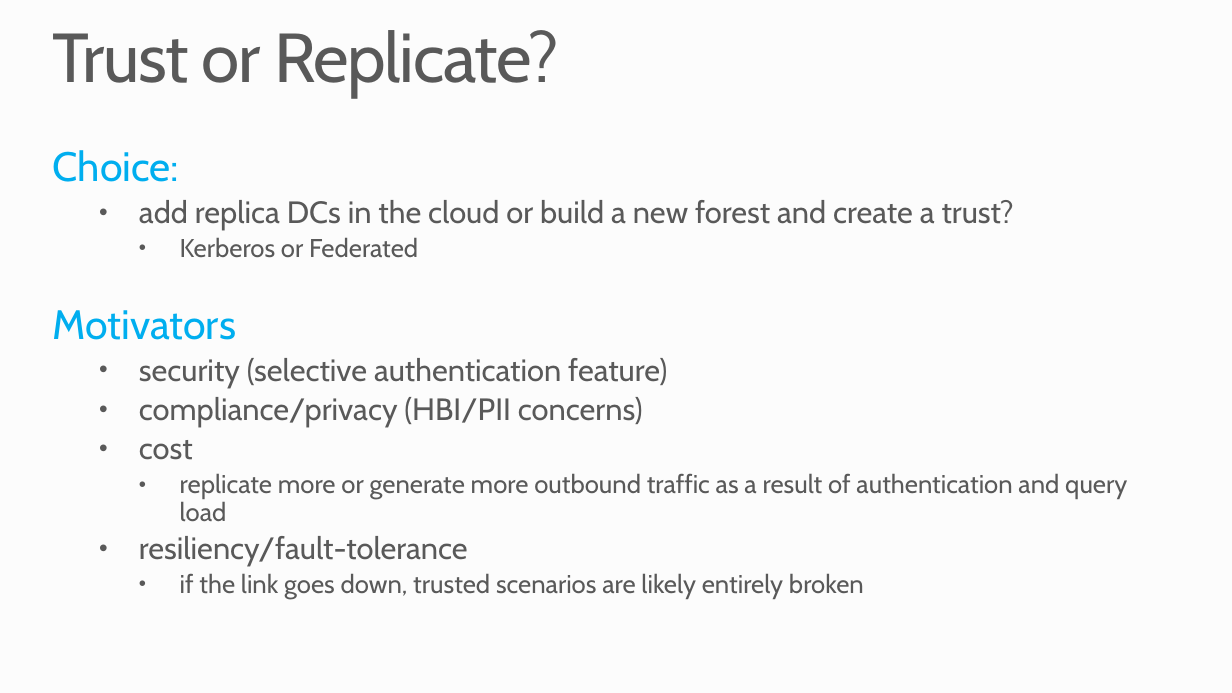
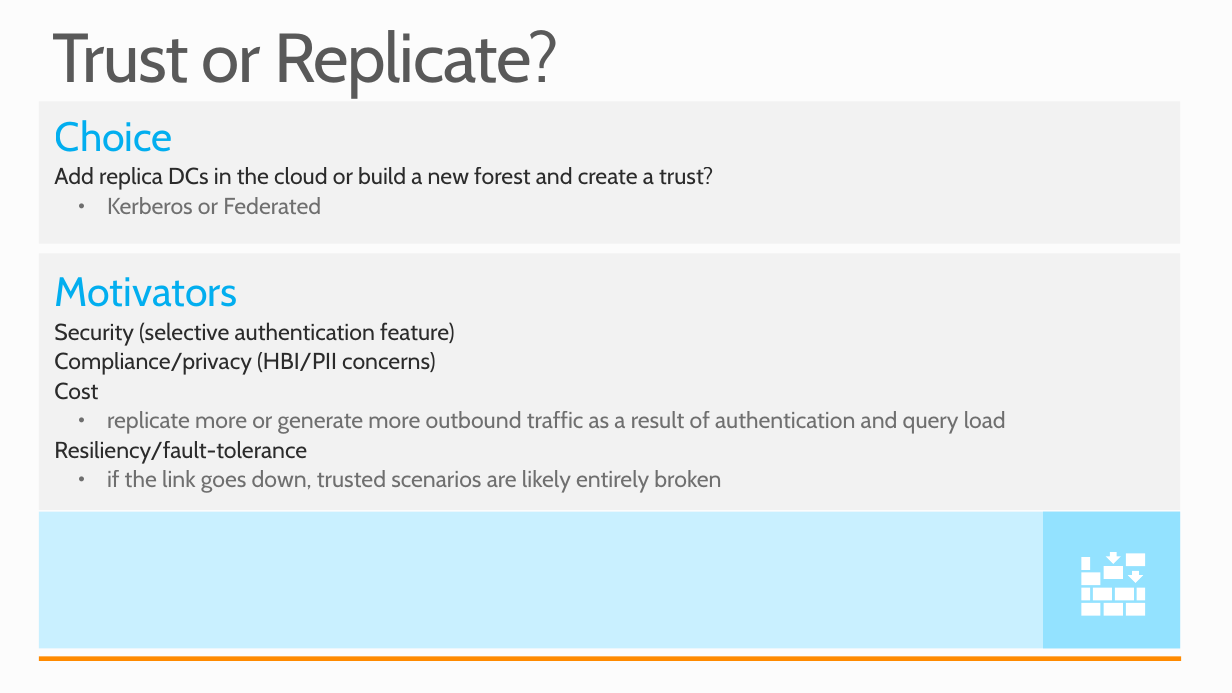
Before and after one commit to mwasham/WATK-Presentations, a slide deck: slide 14 of DeployingActiveDirectory/DeployingActiveDirectory.pptx. Drawn at 1232x693 pixels with LibreOffice and Linux fonts; fonts in the diff are those of the drawing. Boxes give left, top, right and bottom in pixels: in the first picture for what was removed or moved away, otherwise in the second. Text is boxed around its words. In the diff, an @@ line names an element or a change of style, - is before the commit and + after.

```diff
--- a/DeployingActiveDirectory/DeployingActiveDirectory.pptx
+++ b/DeployingActiveDirectory/DeployingActiveDirectory.pptx
@@ rectangle added at (x1=39, y1=102, x2=1180, y2=244), fill #F2F2F2 @@
@@ text added at (x1=54, y1=120, x2=713, y2=214), 18 pt, text #292929 @@
+Choice
+  Add replica DCs in the cloud or build a new forest and create a trust?
+    • Kerberos or Federated
@@ text at (x1=52, y1=150, x2=1014, y2=258): paragraphs removed @@
-Choice:
-  • add replica DCs in the cloud or build a new forest and create a trust?
-    • Kerberos or Federated
@@ rectangle added at (x1=39, y1=253, x2=1180, y2=510), fill #F2F2F2 @@
@@ text "Motivators" moved from (x1=52, y1=150, x2=1127, y2=599) to (x1=54, y1=277, x2=1006, y2=493) @@
@@ text at (x1=54, y1=322, x2=454, y2=400): text changed; size 24 to 18 pt; text colour #595959 to #292929 @@
-  • security (selective authentication feature)
-  • compliance/privacy (HBI/PII concerns)
-  • cost
+  Security (selective authentication feature)
+  Compliance/privacy (HBI/PII concerns)
+  Cost
@@ text at (x1=107, y1=411, x2=1006, y2=493): size 20 to 18 pt, text colour #595959 to #6E6E6E in "replicate more or generate more outbound traffic ...", "if the link goes down, trusted scenarios ..."; indent changed @@
@@ text at (x1=54, y1=441, x2=307, y2=464): text changed; size 24 to 18 pt; text colour #595959 to #292929 @@
-  • resiliency/fault-tolerance
+  Resiliency/fault-tolerance
@@ rectangle added at (x1=39, y1=512, x2=1180, y2=649), fill #C9F0FF @@
@@ rectangle added at (x1=1043, y1=512, x2=1180, y2=649), fill #93E2FF @@
@@ freeform shape added at (x1=1081, y1=553, x2=1145, y2=616), fill #FFFFFF @@
@@ rectangle added at (x1=39, y1=656, x2=1181, y2=661), fill #FF8A00 @@
```
Also in this commit, not shown: 23 other slides changed, 1 slide added, 1 slide removed, 4 other files.
